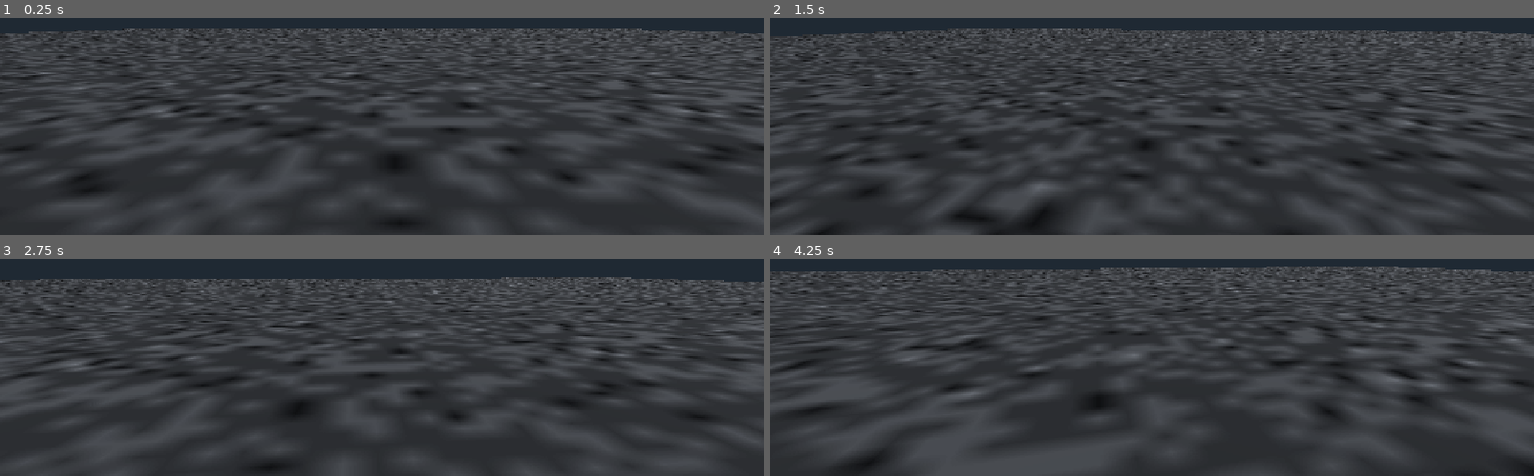
Above: before the commit, frames 1-4 (two rows, left to right).
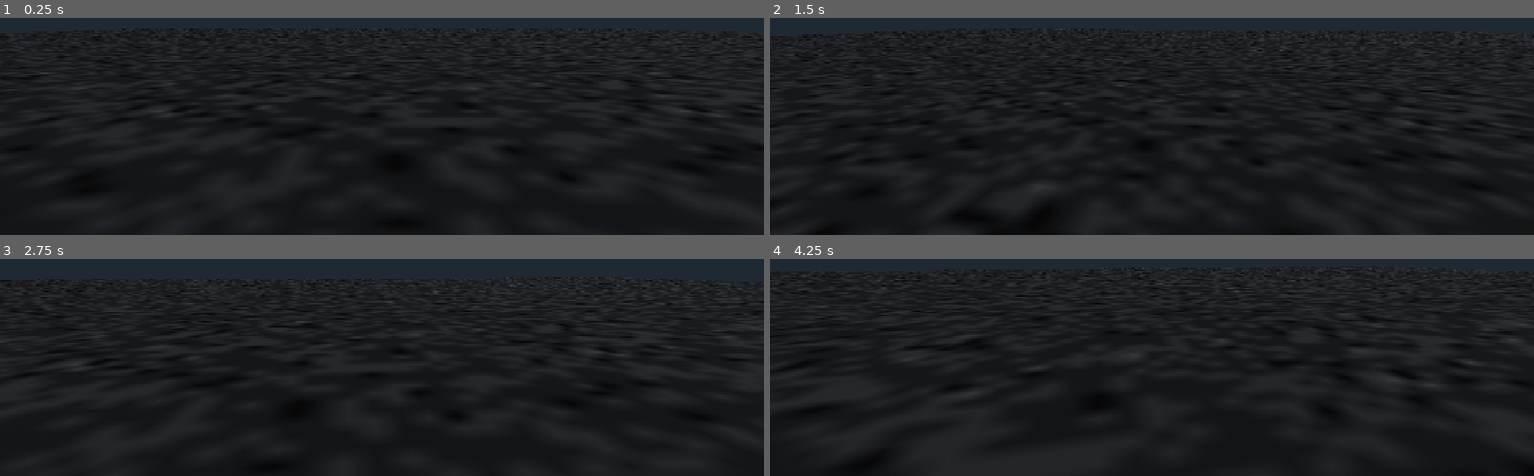
Above: after the commit, the same moments.

Repository: g5-j/hnqrstation
Game: Godot game, scene res://scenes/main.tscn
Same seed, same stepped clock (60 frames per second), same inputs: the game is played once before the commit and once after it.
Inputs (mouse positions are in pixels of both pictures, inside the frame that each line leads up to):
- Up to frame 1 (0.25 s): no input
- Up to frame 2 (1.5 s): tap Enter at 0.5 s; move the mouse to (1190, 20) at 0.52 s; hold Shift 0.53-1.28 s; hold W from 0.53 s (still down); click (1190, 20) at 0.67 s; tap Space at 0.77 s; move the mouse to (1113, 22) at 1.27 s; tap Shift at 1.35 s
- Up to frame 3 (2.75 s): keep holding W; tap Space at 1.52 s; move the mouse to (outside the picture) at 2.02 s; hold Shift from 2.03 s (still down)
- Up to frame 4 (4.25 s): keep holding W; move the mouse to (1144, 267) at 2.77 s; release Shift at 2.78 s; tap Shift at 2.85 s; click (1144, 267) at 2.92 s; tap Space at 3.02, 3.77 s; move the mouse to (1205, 267) at 3.52 s; hold Shift from 3.53 s (still down)

The runs differ from the first frame. In frame 1, 89% of the frame differs, in the area x 0-100%, y 4-100%; in frame 2, 87%; in frame 3, 86%; in frame 4, 90%, in the area x 0-100%, y 3-100%.

Commit message:
Darken asphalt surface to prevent washed-out floor

Diff:
--- a/materials/asphalt_ground.tres
+++ b/materials/asphalt_ground.tres
@@ -6,7 +6,7 @@
 [resource]
 shader = ExtResource("1_shader")
 shader_parameter/texture_albedo = ExtResource("2_albedo")
-shader_parameter/albedo = Color(0.9, 0.9, 0.9, 1)
+shader_parameter/albedo = Color(0.52, 0.52, 0.52, 1)
 shader_parameter/uv_terrain_scale = Vector2(32, 32)
 shader_parameter/uv_terrain_offset = Vector2(0, 0)
 shader_parameter/roughness = 0.94
